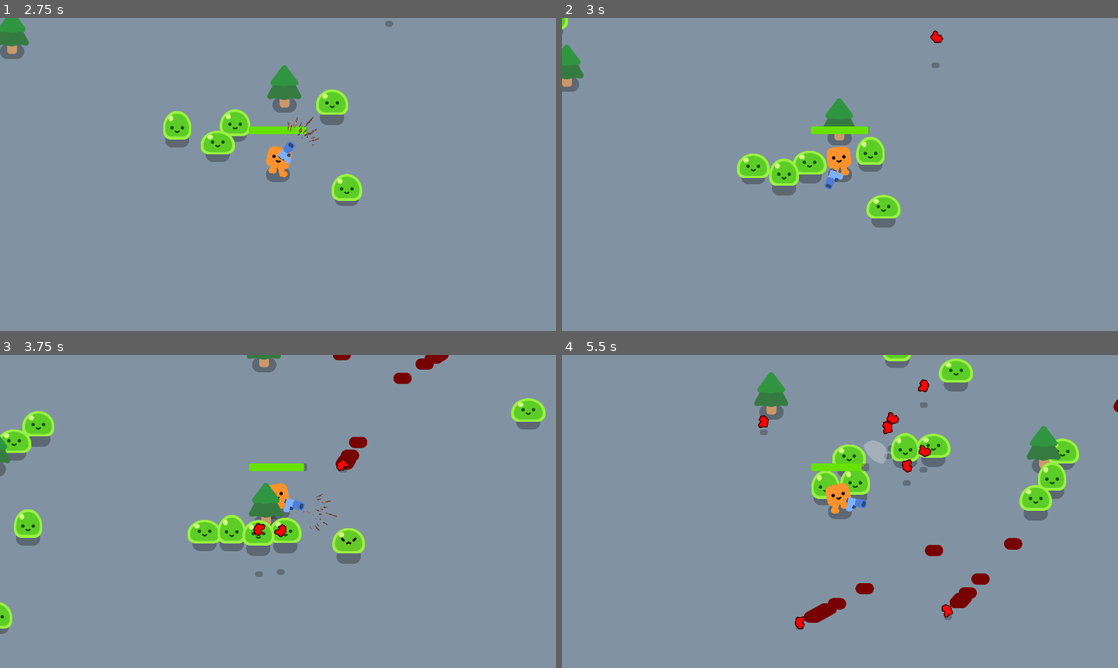
Above: before the commit, frames 1-4 (two rows, left to right).
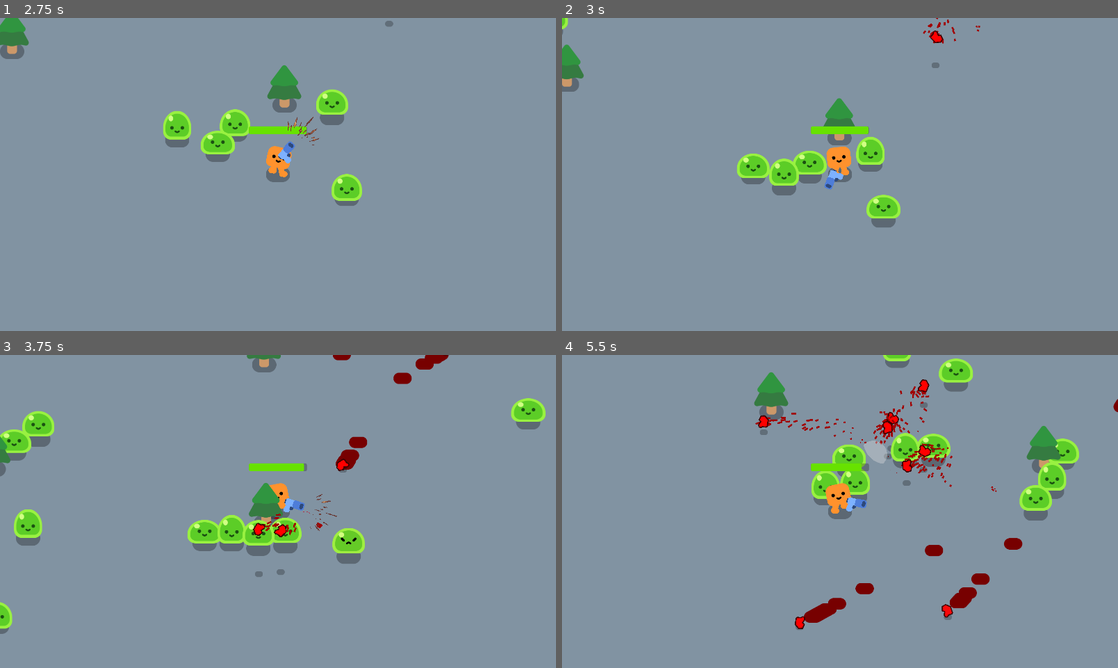
Above: after the commit, the same moments.

Repository: Technostalgic/csci4140-hw2
Game: Godot game, scene res://obj/levels/game.tscn
The game is run twice, just before and just after one commit, with the same random seed, the same clock (stepped at 60 frames per second) and the same inputs. Sound files missing from this copy of the repository are replaced by a short silence.
Inputs (mouse positions are in pixels of both pictures, inside the frame that each line leads up to):
- Up to frame 1 (2.75 s): tap Enter at 0.5 s; move the mouse to (400, 158) at 0.52 s; press the mouse at (400, 158) at 0.53 s; hold D (move_right) 0.53-1.28 s; move the mouse to (166, 190) at 1.27 s; release the mouse at (166, 190) at 1.28 s; hold S (move_down) 1.28-2.03 s; click (166, 190) at 1.35 s; move the mouse to (333, 105) at 2.02 s; press the mouse at (333, 105) at 2.03 s; hold D (move_right) from 2.03 s (still down)
- Up to frame 2 (3 s): move the mouse to (812, 237) at 2.77 s; release D (move_right) at 2.78 s; release the mouse at (812, 237) at 2.78 s; hold W (move_up) from 2.78 s (still down); click (812, 237) at 2.85 s
- Up to frame 3 (3.75 s): move the mouse to (444, 558) at 3.52 s; release W (move_up) at 3.53 s; press the mouse at (444, 558) at 3.53 s; hold A (move_left) from 3.53 s (still down)
- Up to frame 4 (5.5 s): move the mouse to (673, 464) at 4.27 s; release the mouse at (673, 464) at 4.28 s; click (673, 464) at 4.35 s; move the mouse to (867, 511) at 5.02 s; release A (move_left) at 5.03 s; press the mouse at (867, 511) at 5.03 s; hold S (move_down) from 5.03 s (still down)

Frame 1 is identical in both runs. In frame 2, less than 0.1% of the frame differs, in the area x 64-76%, y 0-9%; in frame 3, less than 0.1%; in frame 4, 0.6%, in the area x 34-79%, y 10-44%.

Commit message:
add particle effects to gibs

Diff:
--- a/obj/effects/gib.tscn
+++ b/obj/effects/gib.tscn
@@ -3,13 +3,84 @@
 [ext_resource type="Script" uid="uid://bjmmx7p55ekty" path="res://src/effects/gib.gd" id="1_qxmd0"]
 [ext_resource type="Texture2D" uid="uid://b3e4kkrfbvr1g" path="res://content/gfx/hero/square_foot.png" id="2_rwf8g"]
 
-[node name="Gib" type="Node2D" unique_id=438570077 node_paths=PackedStringArray("graphic", "shadow")]
+[sub_resource type="Curve" id="Curve_fgmwk"]
+_data = [Vector2(0.7435065, 1), 0.0, 0.0, 0, 0, Vector2(1, 0), 0.0, 0.0, 0, 0]
+point_count = 2
+
+[sub_resource type="Curve" id="Curve_ulkt5"]
+_data = [Vector2(0, 1), 0.0, 0.0, 0, 0, Vector2(1, 0), -1.7101109, 0.0, 0, 0]
+point_count = 2
+
+[sub_resource type="Curve" id="Curve_4xhvk"]
+_data = [Vector2(0, 1), 0.0, 0.0, 0, 0, Vector2(1, 1), 0.0, 0.0, 0, 0]
+point_count = 2
+
+[sub_resource type="CurveXYZTexture" id="CurveXYZTexture_fgmwk"]
+curve_x = SubResource("Curve_fgmwk")
+curve_y = SubResource("Curve_ulkt5")
+curve_z = SubResource("Curve_4xhvk")
+
+[sub_resource type="Curve" id="Curve_rwf8g"]
+_limits = [0.0, 3.0, 0.0, 1.0]
+_data = [Vector2(0, 0), 0.0, 0.0, 0, 0, Vector2(1, 1), 0.0, 0.0, 0, 0]
+point_count = 2
+
+[sub_resource type="Curve" id="Curve_bucga"]
+_limits = [0.0, 3.0, 0.0, 1.0]
+_data = [Vector2(0, 0), 0.0, 0.0, 0, 0, Vector2(1, 3), 0.0, 0.0, 0, 0]
+point_count = 2
+
+[sub_resource type="Curve" id="Curve_40t8u"]
+_limits = [0.0, 3.0, 0.0, 1.0]
+_data = [Vector2(0, 1), 0.0, 0.0, 0, 0, Vector2(1, 1), 0.0, 0.0, 0, 0]
+point_count = 2
+
+[sub_resource type="CurveXYZTexture" id="CurveXYZTexture_bucga"]
+width = 100
+curve_x = SubResource("Curve_rwf8g")
+curve_y = SubResource("Curve_bucga")
+curve_z = SubResource("Curve_40t8u")
+
+[sub_resource type="Curve" id="Curve_jlc28"]
+_limits = [0.0, 366.25, 0.0, 1.0]
+_data = [Vector2(0, 366.25), 0.0, 0.0, 0, 0, Vector2(1, 0), -495.69028, 0.0, 0, 0]
+point_count = 2
+
+[sub_resource type="CurveTexture" id="CurveTexture_nq7gb"]
+curve = SubResource("Curve_jlc28")
+
+[sub_resource type="ParticleProcessMaterial" id="ParticleProcessMaterial_sxk85"]
+particle_flag_align_y = true
+particle_flag_disable_z = true
+particle_flag_damping_as_friction = true
+emission_shape = 1
+emission_sphere_radius = 13.41
+inherit_velocity_ratio = 0.5
+spread = 180.0
+initial_velocity_min = 89.6
+initial_velocity_max = 210.98
+velocity_limit_curve = SubResource("CurveTexture_nq7gb")
+gravity = Vector3(0, 1000, 0)
+scale_min = 6.0
+scale_max = 6.0
+scale_curve = SubResource("CurveXYZTexture_fgmwk")
+scale_over_velocity_curve = SubResource("CurveXYZTexture_bucga")
+color = Color(0.63, 0, 0, 1)
+
+[node name="Gib" type="Node2D" unique_id=438570077 node_paths=PackedStringArray("graphic", "particles", "shadow")]
 script = ExtResource("1_qxmd0")
 graphic = NodePath("Gfx")
+particles = NodePath("Gfx/Particles")
 shadow = NodePath("Shadow")
 metadata/_custom_type_script = "uid://bjmmx7p55ekty"
 
 [node name="Gfx" type="Node2D" parent="." unique_id=17173877]
+
+[node name="Particles" type="GPUParticles2D" parent="Gfx" unique_id=2037462809]
+amount = 40
+lifetime = 0.5
+randomness = 0.5
+process_material = SubResource("ParticleProcessMaterial_sxk85")
 
 [node name="Fill" type="Polygon2D" parent="Gfx" unique_id=1279222863]
 position = Vector2(-1, -19)
--- a/src/effects/gib.gd
+++ b/src/effects/gib.gd
@@ -4,6 +4,7 @@
 signal life_expired(gib: Gib)
 
 @export var graphic: Node2D = null
+@export var particles: GPUParticles2D = null
 @export var shadow: Node2D = null
 @export var radius: float = 10
 @export var acceleration: Vector3 = Vector3.FORWARD * 1500
@@ -22,6 +23,7 @@
 	life = 0
 	modulate.a = 1
 	rotational_vel = (randf() - 0.5) * 20 * PI
+	particles.emitting = true
 
 func _physics_process(delta: float) -> void:
 
@@ -39,6 +41,7 @@
 		velocity.x *= friction
 		velocity.y *= friction
 		rotational_vel *= friction
+		particles.emitting = false
 		if velocity.z > 10 or Vector2(velocity.x, velocity.y).length_squared() > 100000:
 			Game.instance.blood_puddles.spawn_effect(global_position, 0)
 
